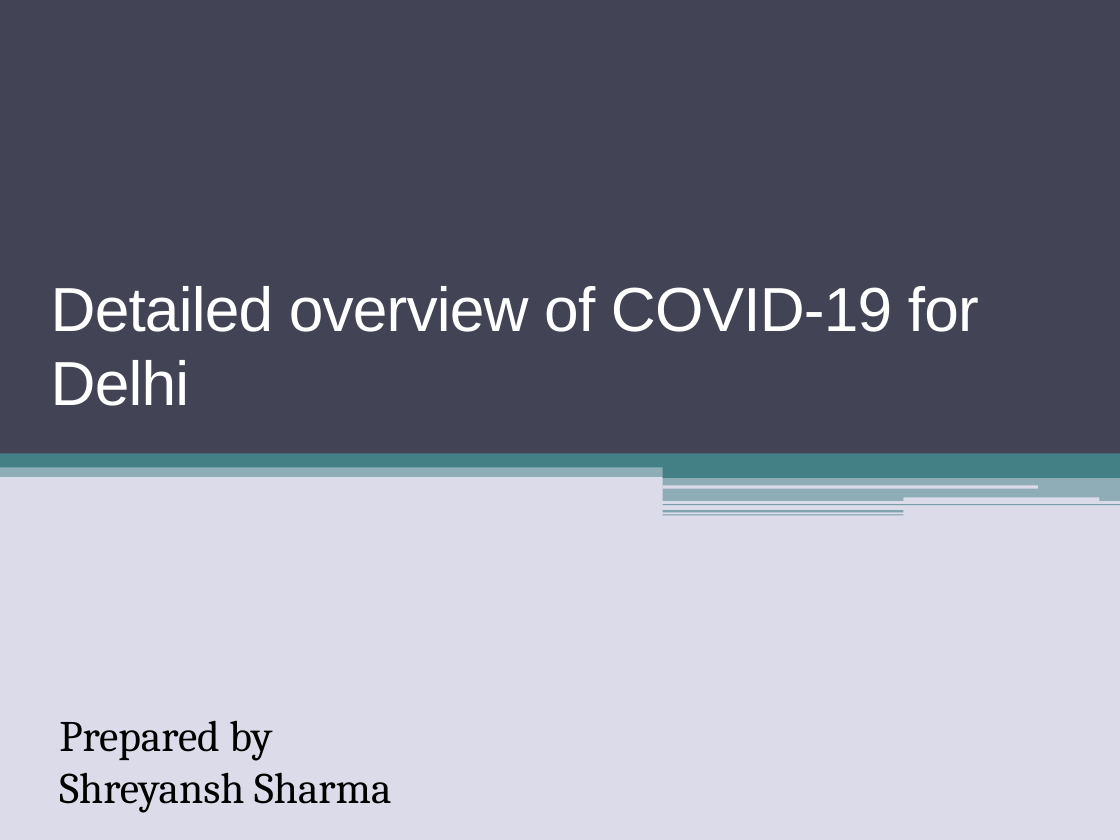
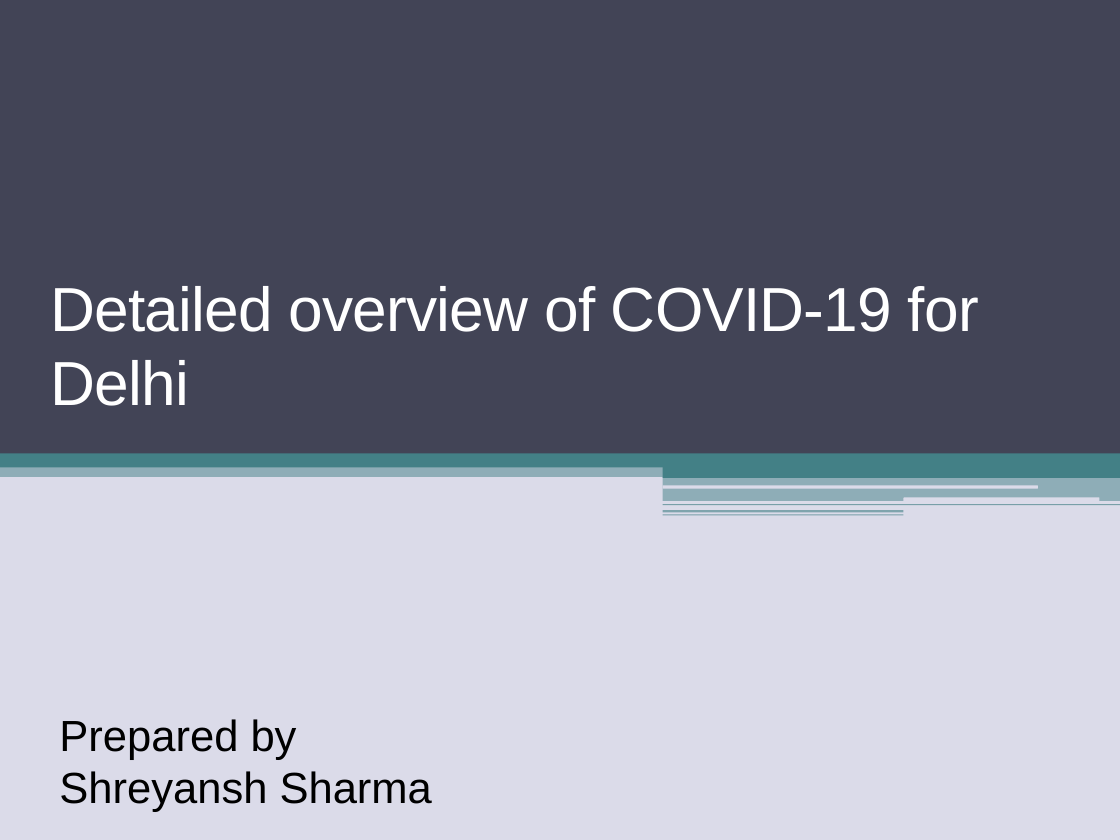
Before and after one commit to shreyanshsharma01/MyCovidProject, a slide deck: slide 1 of Minor Project 1/Detailed overview of COVID-19 for Delhi.pptx. Drawn at 1120x840 pixels with LibreOffice and Linux fonts; fonts in the diff are those of the drawing. Boxes give left, top, right and bottom in pixels: in the first picture for what was removed or moved away, otherwise in the second. Text is boxed around its words. In the diff, an @@ line names an element or a change of style, - is before the commit and + after.

```diff
--- a/Minor Project 1/Detailed overview of COVID-19 for Delhi.pptx
+++ b/Minor Project 1/Detailed overview of COVID-19 for Delhi.pptx
@@ text "Prepared by Shreyansh Sharma" at (59,719,432,812): font Cambria to Arial @@
```
Also in this commit, not shown: 2 other slides changed, 1 slide added.
